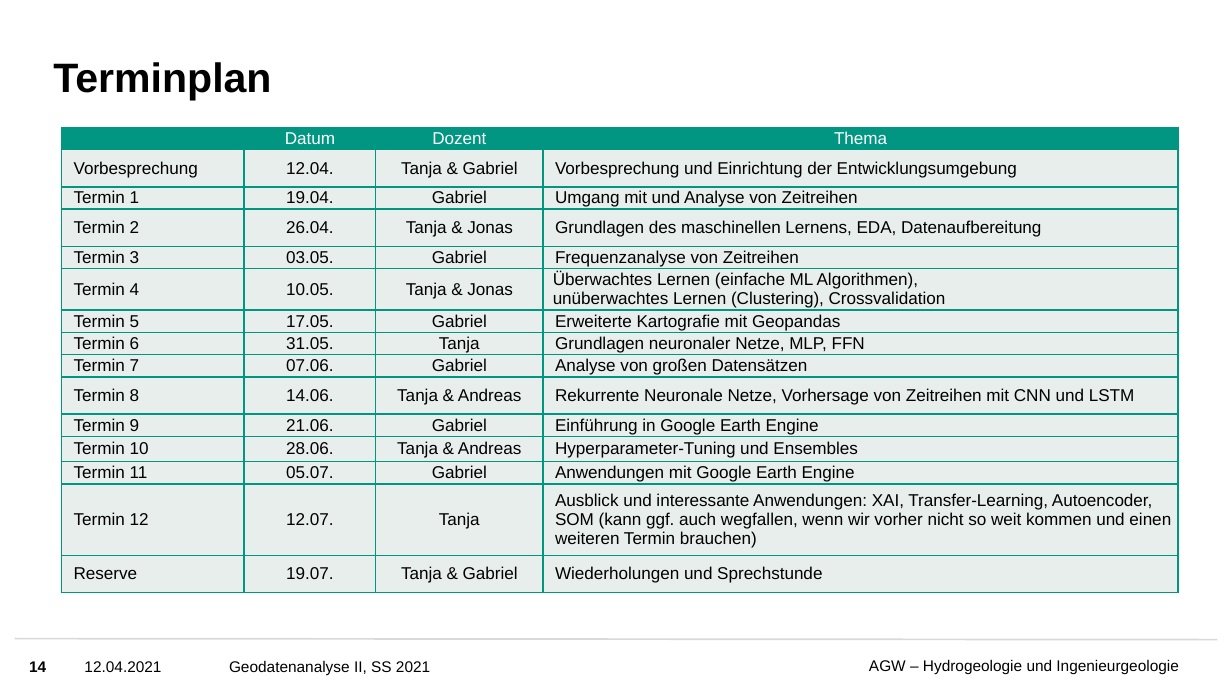
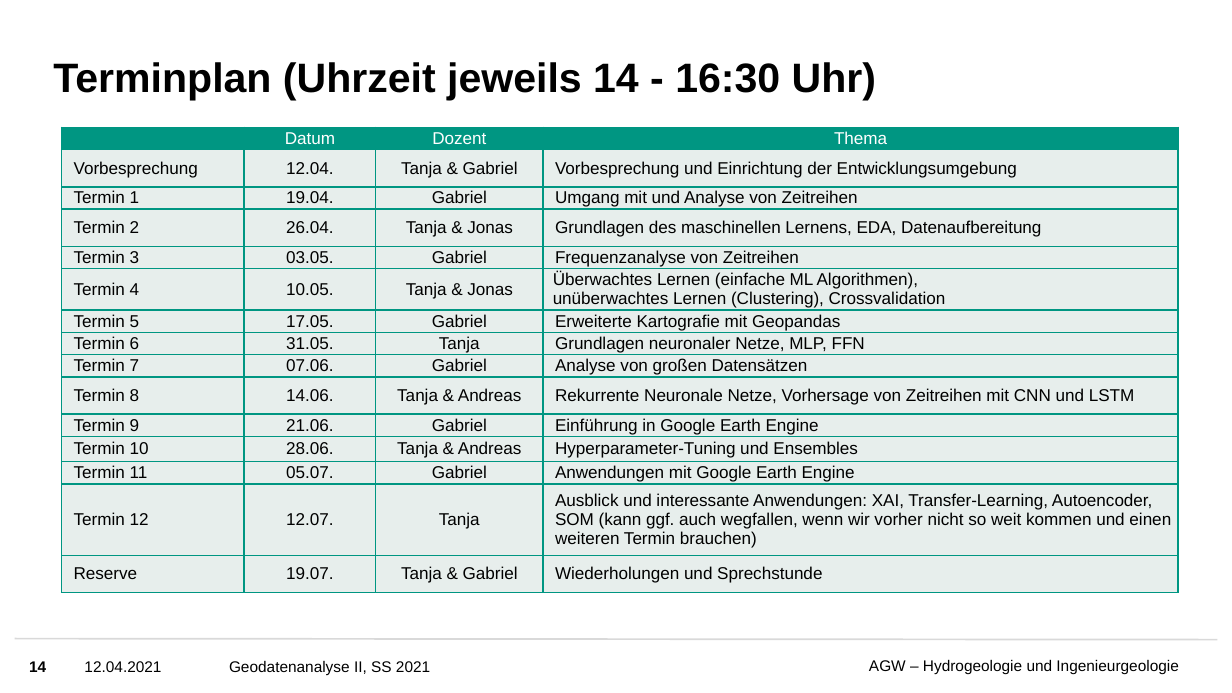
Before and after one commit to KITHydrogeology/Geodatenanalyse-II, a slide deck: slide 14 of Woche-1_(Introduction)/Geodatenanalyse_Präsentation_Vorbesprechung.pptx. Drawn at 1232x693 pixels with LibreOffice and Linux fonts; fonts in the diff are those of the drawing; background and template pictures are left out. Boxes give left, top, right and bottom in pixels: in the first picture for what was removed or moved away, otherwise in the second. Text is boxed around its words. In the diff, an @@ line names an element or a change of style, - is before the commit and + after.

Commit message:
presentation updated

```diff
--- a/Woche-1_(Introduction)/Geodatenanalyse_Präsentation_Vorbesprechung.pptx
+++ b/Woche-1_(Introduction)/Geodatenanalyse_Präsentation_Vorbesprechung.pptx
@@ title at <box>53,62,876,100</box>: text changed @@
-Terminplan
+Terminplan (Uhrzeit jeweils 14 - 16:30 Uhr)
```
Also in this commit, not shown: 1 other file.
